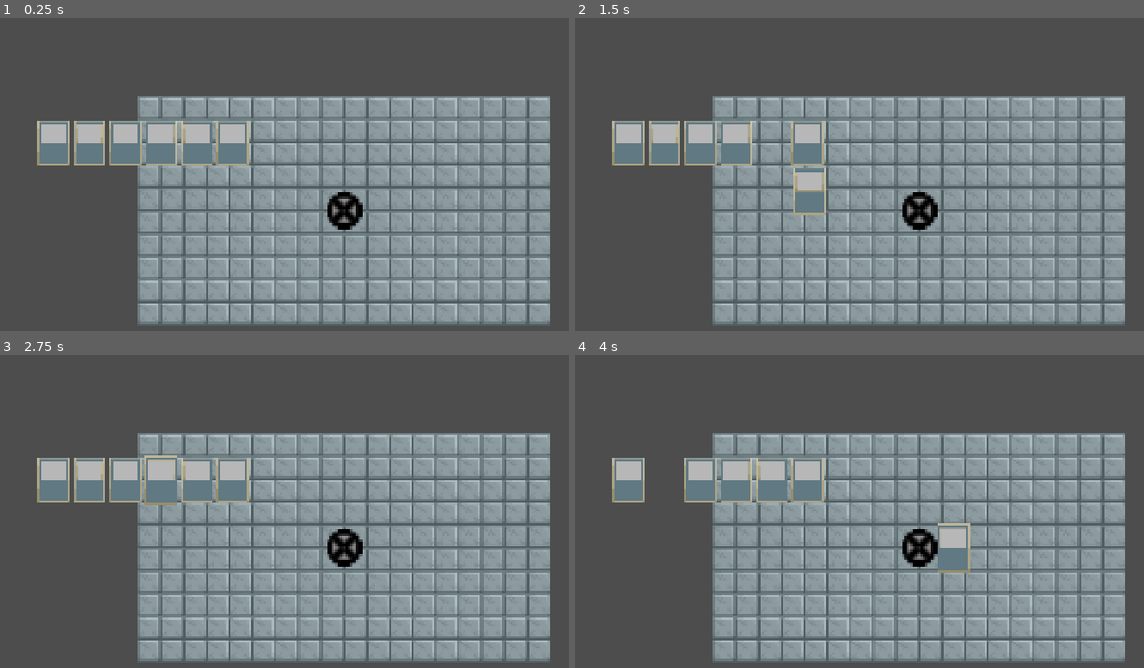
Above: before the commit, frames 1-4 (two rows, left to right).
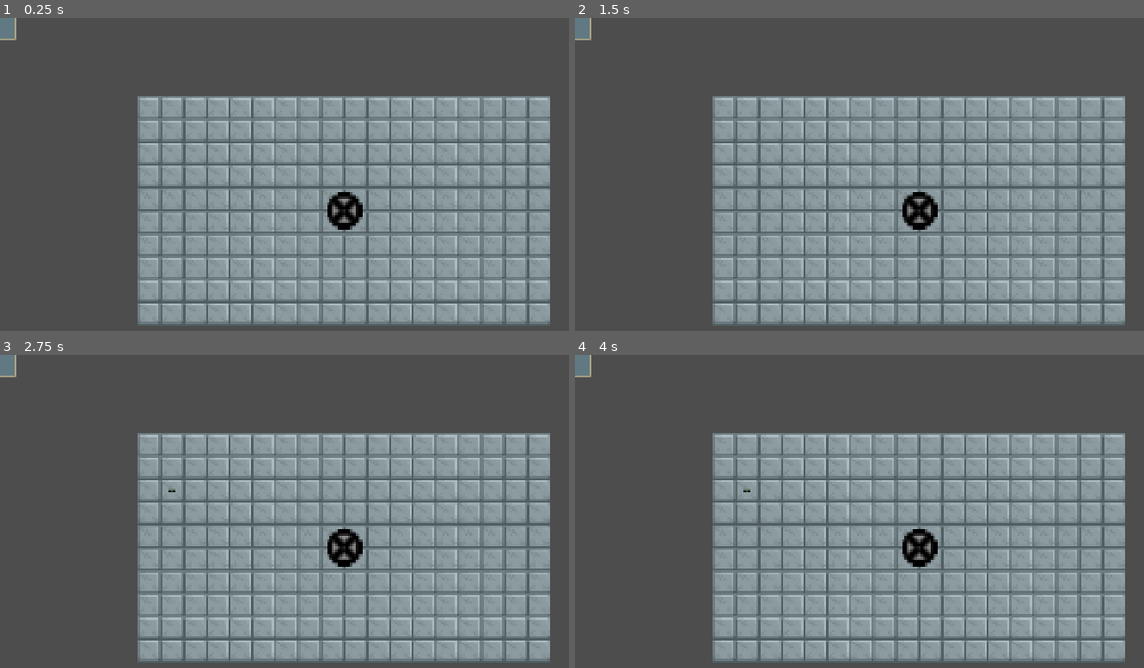
Above: after the commit, the same moments.

Repository: MasonGailiunas/csproject
Game: Godot game, scene res://main.tscn
The game is run twice, just before and just after one commit, with the same random seed, the same clock (stepped at 60 frames per second) and the same inputs.
Inputs (mouse positions are in pixels of both pictures, inside the frame that each line leads up to):
- Up to frame 1 (0.25 s): no input
- Up to frame 2 (1.5 s): tap Enter at 0.5 s; drag from (808, 143) to (626, 143) at 0.52 s; drag from (774, 143) to (882, 287) at 1.27 s
- Up to frame 3 (2.75 s): move the mouse to (159, 480) at 2.02 s; hold E (toggle_build) from 2.03 s (still down); click (159, 480) at 2.17 s
- Up to frame 4 (4 s): release E (toggle_build) at 2.75 s; tap Space at 2.75 s; drag from (700, 480) to (711, 489) at 2.77 s; drag from (666, 480) to (950, 549) at 3.52 s

The runs differ from the first frame. In frame 1, 4.8% of the frame differs, in the area x 0-44%, y 0-48%; in frame 2, 4.9%; in frame 3, 4.9%; in frame 4, 4.8%.

Commit message:
Added deck and discard pile
Cards should have instantiated states and non-instantiated states

Diff:
--- /dev/null
+++ b/discard_pile.gd
@@ -0,0 +1,5 @@
+extends Node2D
+
+const CARD_SCENE_PATH = "res://card.tscn"
+var card_scene = preload(CARD_SCENE_PATH)
+var discard_pile = []
--- /dev/null
+++ b/main.gd
@@ -0,0 +1,15 @@
+extends Node2D
+
+
+# Called when the node enters the scene tree for the first time.
+func _ready() -> void:
+	start_combat()
+
+
+# Called every frame. 'delta' is the elapsed time since the previous frame.
+func _process(delta: float) -> void:
+	pass
+
+func start_combat():
+	$PlayerDeck.create_starting_deck()
+	$PlayerDeck.create_instanced_deck()
--- a/main.tscn
+++ b/main.tscn
@@ -1,13 +1,17 @@
 [gd_scene format=3 uid="uid://twbtfld5y380"]
 
 [ext_resource type="PackedScene" uid="uid://borlwwgwhag74" path="res://map.tscn" id="1_0xm2m"]
+[ext_resource type="Script" uid="uid://ddx4m14e44jey" path="res://main.gd" id="1_kek77"]
 [ext_resource type="PackedScene" uid="uid://bhokacl60m47w" path="res://tower.tscn" id="2_h2yge"]
 [ext_resource type="Script" uid="uid://b2713gnah63my" path="res://gamecamera.gd" id="3_h2yge"]
 [ext_resource type="PackedScene" uid="uid://copvf3tjhidqh" path="res://placement_manager.tscn" id="4_1bvp3"]
 [ext_resource type="Script" uid="uid://cl7ay20cgom1k" path="res://player_hand.gd" id="5_lquwl"]
 [ext_resource type="Script" uid="uid://bnwlfwym2hkav" path="res://card_manager.gd" id="6_7mycd"]
+[ext_resource type="Script" uid="uid://q54j7lqtc5dw" path="res://player_deck.gd" id="8_4c57u"]
+[ext_resource type="Script" uid="uid://s3cib8a5xjkt" path="res://discard_pile.gd" id="9_efxa6"]
 
 [node name="MAIN" type="Node2D" unique_id=1929051744]
+script = ExtResource("1_kek77")
 
 [node name="Camera2D" type="Camera2D" parent="." unique_id=78217955]
 position = Vector2(960, 540)
@@ -26,3 +30,9 @@
 
 [node name="CardManager" type="Node2D" parent="." unique_id=703289816]
 script = ExtResource("6_7mycd")
+
+[node name="PlayerDeck" type="Node2D" parent="." unique_id=222112019]
+script = ExtResource("8_4c57u")
+
+[node name="DiscardPile" type="Node2D" parent="." unique_id=1660920938]
+script = ExtResource("9_efxa6")
--- /dev/null
+++ b/player_deck.gd
@@ -0,0 +1,29 @@
+extends Node2D
+
+const CARD_SCENE_PATH = "res://card.tscn"
+var card_scene = preload(CARD_SCENE_PATH)
+var trueDeck =[]
+var instanceDeck = []
+
+# Called every frame. 'delta' is the elapsed time since the previous frame.
+func _process(delta: float) -> void:
+	pass
+
+func create_starting_deck():
+	for i in range(12):
+		var new_card = card_scene.instantiate() # instantiate doesn't fully add it
+		$"../CardManager".add_child(new_card) # Add here
+		trueDeck.insert(0, new_card)
+
+func create_instanced_deck():
+	instanceDeck.clear()
+	for i in trueDeck:
+		instanceDeck.insert(0,i)
+	instanceDeck.shuffle()
+
+func reshuffle():
+	var discard_pile_ref = $"../DiscardPile"
+	for i in discard_pile_ref.discard_pile:
+		instanceDeck.insert(0, i)
+	discard_pile_ref.discard_pile.clear()
+	instanceDeck.shuffle()
--- a/player_hand.gd
+++ b/player_hand.gd
@@ -4,22 +4,20 @@
 const CARD_WIDTH = 100
 var card_scene = preload(CARD_SCENE_PATH)
 var hand = []
-var discard_pile = []
 var hand_max = 10
 var referesh_draw = 6
 var center_screen_x
 # Called when the node enters the scene tree for the first time.
 func _ready() -> void:
 	center_screen_x = get_viewport().size.x/2
-	referesh_hand()
 
 func referesh_hand():
 	if hand.size() != 0:
 		for i in hand:
 			discard_card(i)
 	for i in range(referesh_draw):
-		var new_card = card_scene.instantiate() # instantiate doesn't fully add it
-		$"../CardManager".add_child(new_card) # Add here
+		var new_card = $"../PlayerDeck".instance_deck[0]
+		$"../PlayerDeck".instance_deck.remove_at(0)
 		add_card_to_hand(new_card)
 
 func add_card_to_hand(card) -> bool:
@@ -49,4 +47,4 @@
 func discard_card(card):
 	var card_index = hand.bsearch(card)
 	hand.remove_at(card_index)
-	discard_pile.insert(0, card)
+	$"../DiscardPile".discard_pile.insert(0, card)
Not shown, added: discard_pile.gd.uid
Not shown, added: main.gd.uid
Not shown, added: player_deck.gd.uid
